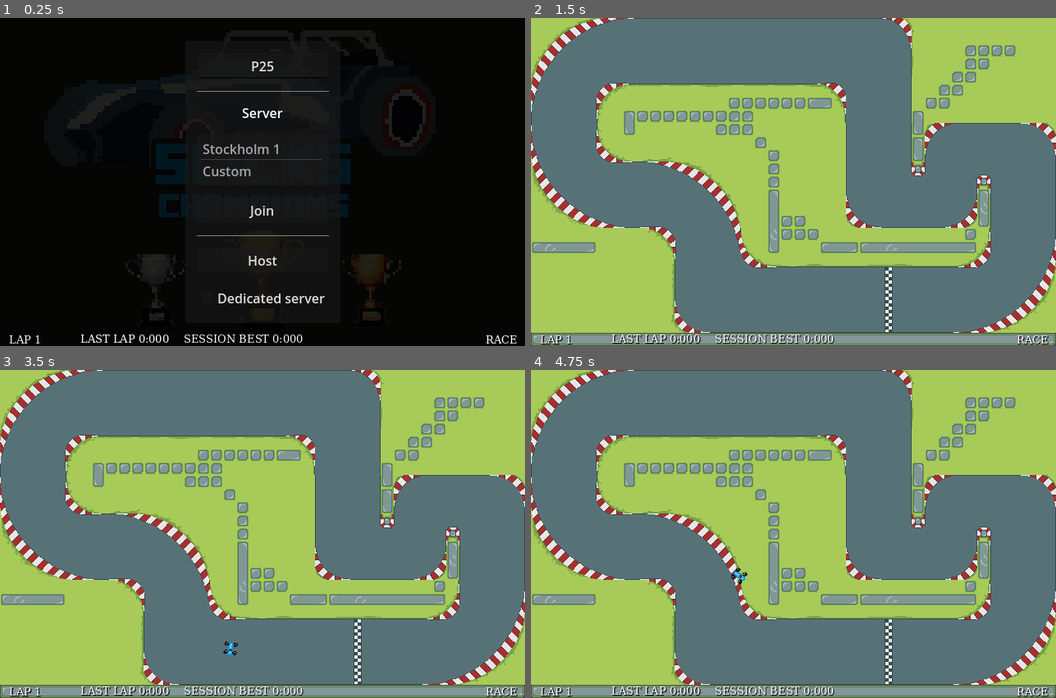
Above: before the commit, frames 1-4 (two rows, left to right).
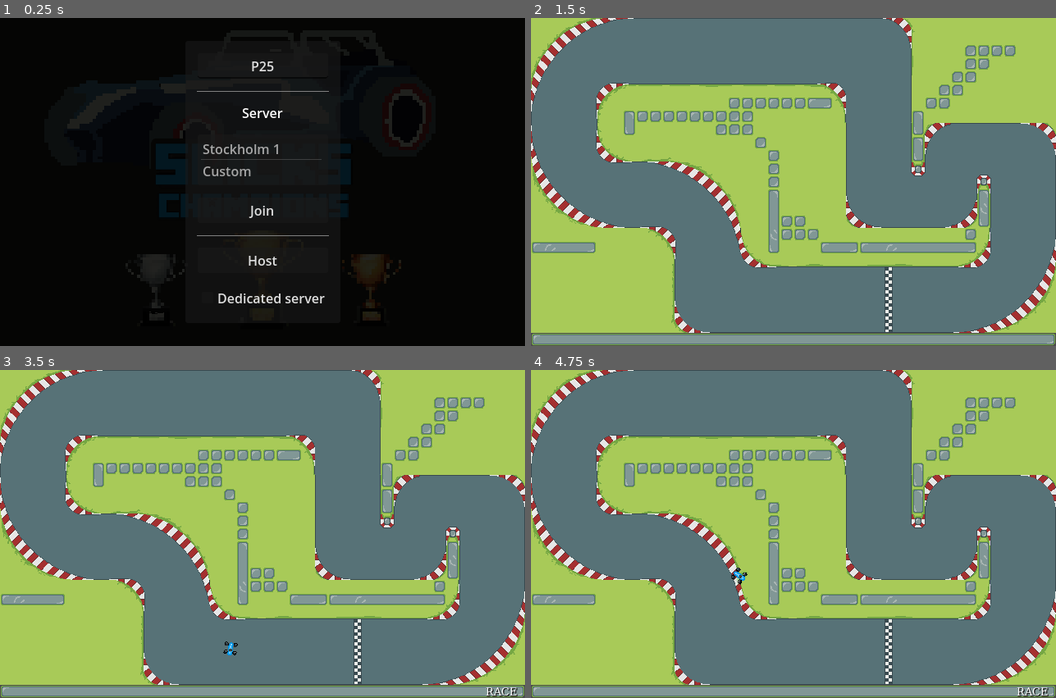
Above: after the commit, the same moments.

Repository: itjope/slide-on-slicks
Game: Godot game, scene res://world.tscn
The game is run twice, just before and just after one commit, with the same random seed, the same clock (stepped at 60 frames per second) and the same inputs.
Inputs:
- Up to frame 1 (0.25 s): no input
- Up to frame 2 (1.5 s): tap Enter at 0.5 s; hold Right (steerRight) 0.53-1.25 s; hold Down (break) 0.53-1.25 s; click "Host" at 1.25 s
- Up to frame 3 (3.5 s): tap Space (kryckan) at 2, 2.1 s; hold Left (steerLeft) 2.03-2.78 s; tap Enter at 2.75 s; hold Right (steerRight) from 2.78 s (still down); hold Down (break) from 2.78 s (still down)
- Up to frame 4 (4.75 s): release Right (steerRight) at 3.53 s; release Down (break) at 3.53 s; hold Up (accelerate) 3.53-4.28 s; tap Space (kryckan) at 3.6 s; hold Left (steerLeft) from 4.28 s (still down); hold Down (break) from 4.28 s (still down)

The runs differ from the first frame. In frame 1, 0.6% of the frame differs, in the area x 1-99%, y 96-100%; in frame 2, 0.8%; in frame 3, 0.7%; in frame 4, 0.7%.

Commit message:
Race button should not be visible on start screen

Diff:
--- a/world.gd
+++ b/world.gd
@@ -15,6 +15,7 @@
 @onready var raceCompleted = $RaceCompleted
 @onready var raceCompletedGrid = $RaceCompleted/PanelContainer/MarginContainer/VBoxContainer/GridContainerRace
 @onready var championshipGrid = $RaceCompleted/PanelContainer/MarginContainer/VBoxContainer/GridContainerChampionship
+@onready var race_settings = $RaceSettings
 
 # Race settings meny
 @onready var raceMenu = $RaceSettings/RaceMenu
@@ -266,6 +267,7 @@
 	node.visible = false
 	await get_tree().create_timer(2).timeout
 	node.visible = true
+	race_settings.visible = true
 
 	rpc("player_nick_update", str(multiplayer.get_unique_id()), playerNameEntry.text)
 	if str(multiplayer.get_unique_id()) == node.name:
--- a/world.tscn
+++ b/world.tscn
@@ -259,6 +259,7 @@
 [node name="tracks" type="Node2D" parent="."]
 
 [node name="RaceInfo" type="CanvasLayer" parent="."]
+visible = false
 script = ExtResource("4_73etn")
 
 [node name="PurpleRect" type="ColorRect" parent="RaceInfo"]
@@ -305,6 +306,7 @@
 vertical_alignment = 1
 
 [node name="RaceSettings" type="CanvasLayer" parent="."]
+visible = false
 
 [node name="RaceSettings" type="Label" parent="RaceSettings"]
 offset_left = 591.0
